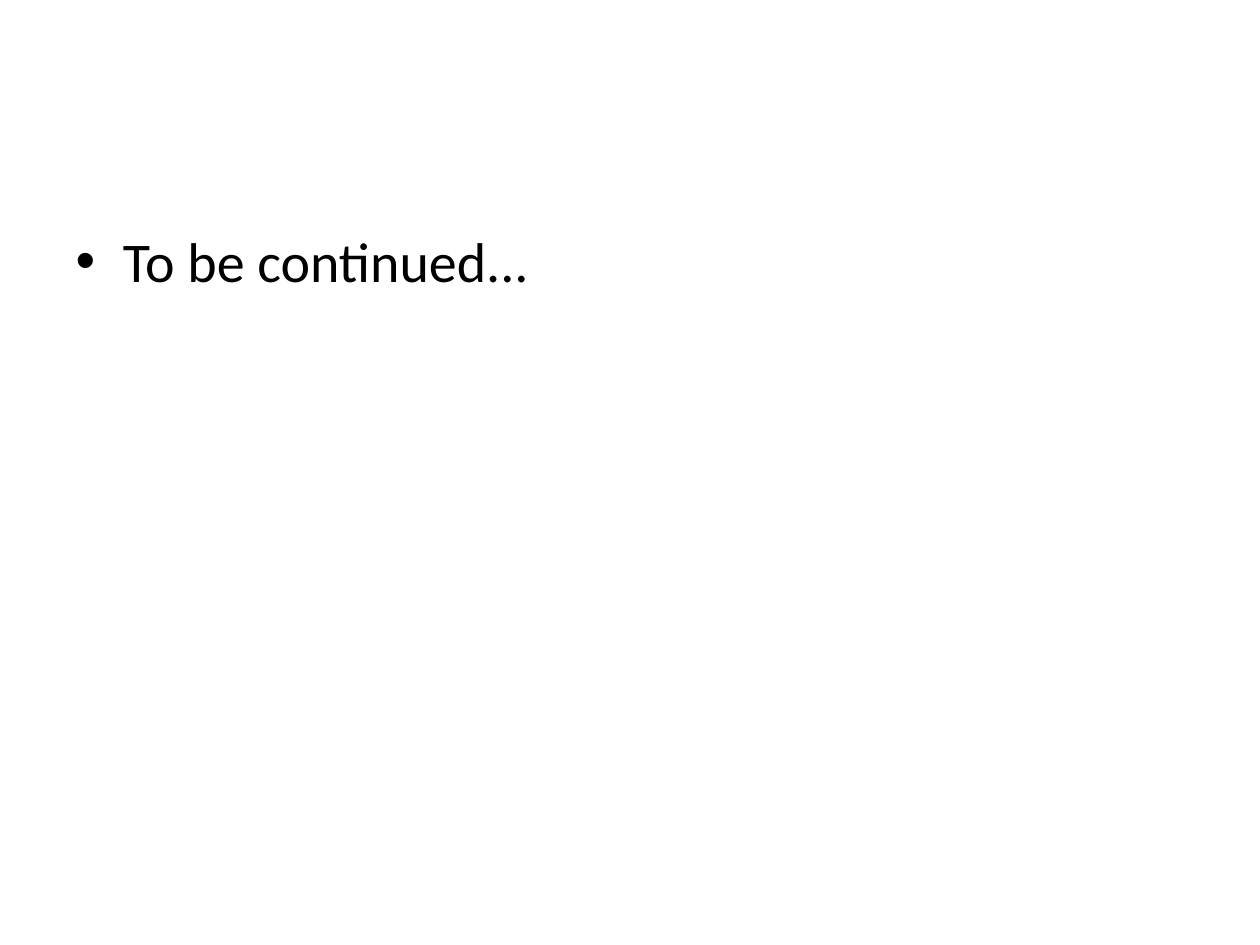
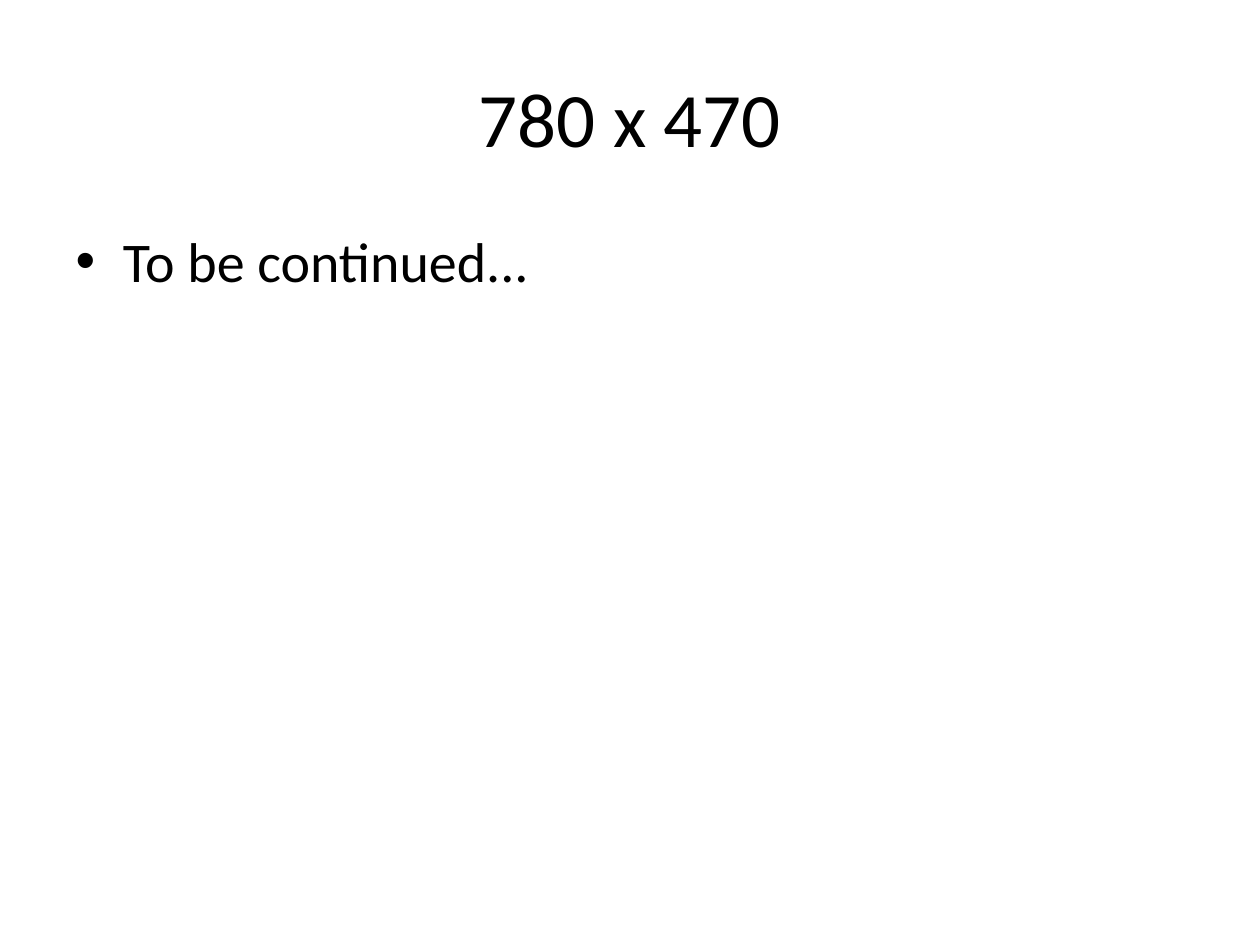
Before and after one commit to EnricoGiordano1992/Tesi, a slide deck: slide 20 of Presentazione Progetto NES.pptx. Drawn at 1260x945 pixels with LibreOffice and Linux fonts; fonts in the diff are those of the drawing. Boxes give left, top, right and bottom in pixels: in the first picture for what was removed or moved away, otherwise in the second. Text is boxed around its words. In the diff, an @@ line names an element or a change of style, - is before the commit and + after.

```diff
--- a/Presentazione Progetto NES.pptx
+++ b/Presentazione Progetto NES.pptx
@@ title added at <box>479,94,781,148</box>, 44 pt, text #000000 @@
+780 x 470
```
Also in this commit, not shown: 15 other files.
